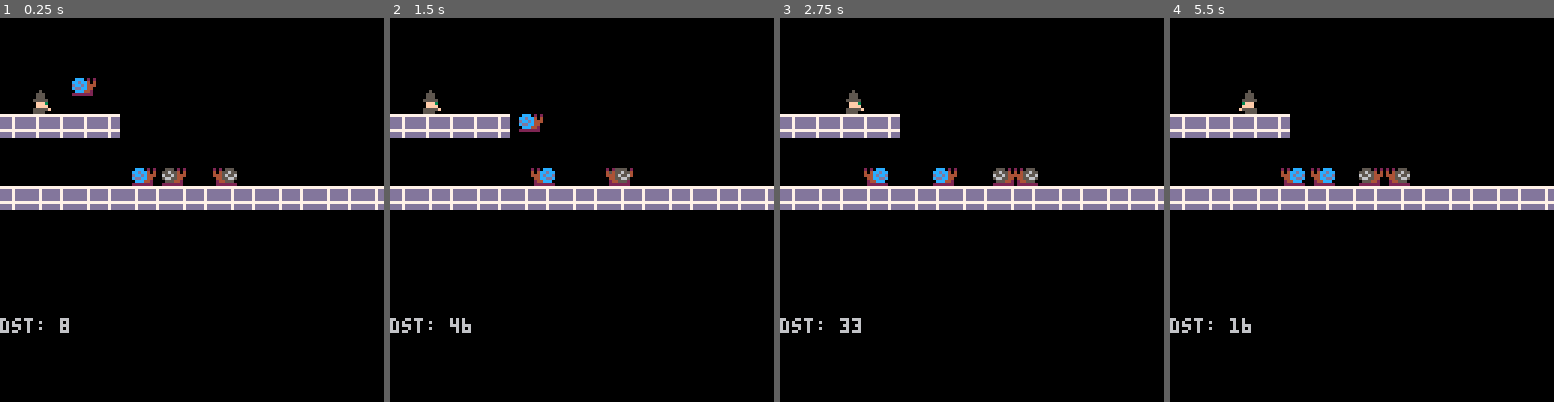
Above: before the commit, frames 1-4 (left to right).
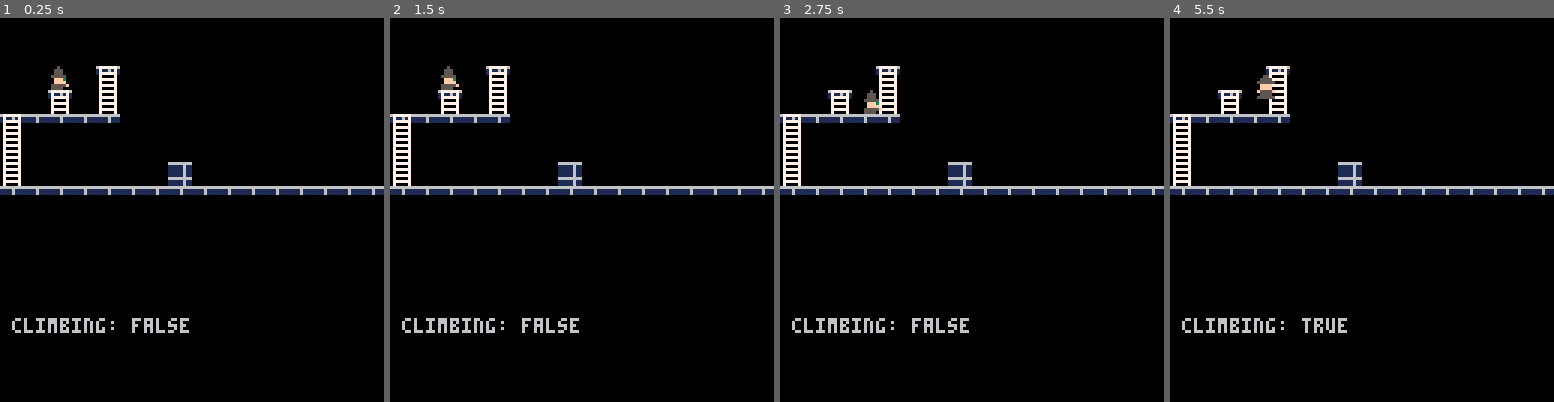
Above: after the commit, the same moments.

Repository: fbarreta/shift
Game: PICO-8 cartridge shift.p8
Two runs of this game, one before a commit and one after it. Both use one fixed random seed, a clock stepped at 60 frames per second and the inputs below.
Inputs:
- Up to frame 1 (0.25 s): no input
- Up to frame 2 (1.5 s): no input
- Up to frame 3 (2.75 s): hold Right 1.6-2.1 s; hold Up 2.15-2.42 s; hold Right from 2.47 s (still down)
- Up to frame 4 (5.5 s): release Right at 3.03 s; hold Left 3.08-3.58 s; hold Down 3.63-3.97 s; hold Right 4.02-4.68 s; hold Up 4.73-5.03 s; hold Left from 5.08 s (still down)

The runs differ from the first frame. In frame 1, 12% of the frame differs, in the area x 0-100%, y 12-83%; in frame 2, 12%; in frame 3, 12%; in frame 4, 12%.

Commit message:
Add files via upload

Diff:
--- a/shift.p8
+++ b/shift.p8
@@ -4,8 +4,8 @@
 --variables
 g = 1
 p = {
-	x=10,
-	y=10,
+	x=16,
+	y=5,
 	dx=0,
 	dy=0,
 	max_dx=0.5,
@@ -15,6 +15,10 @@
 	flp=false,
 	spd=3,
 	moving=false,
+	climbing=false,
+	upstairs=false,
+	downstairs=false,
+	down=false
 }
 
 e = {
@@ -36,11 +40,13 @@
 enemies = {}
 
 pos = {
-	{x=20, y=10,len=50,clr=4},
-	{x=50, y=40,len=70,clr=5},
-	{x=40, y=40,len=30,clr=4},
-	{x=70, y=40,len=5,clr=5},
+	//{x=20, y=10,len=50,clr=4},
+	//{x=50, y=40,len=70,clr=5},
+	//{x=40, y=40,len=30,clr=4},
+	//{x=70, y=40,len=5,clr=5},
 }
+
+debug_str = "debug"
 -->8
 --game core
 function _init()
@@ -50,6 +56,7 @@
 function _update()
 	player_update()
 	enemies_update()
+	//check_stairs_()
 end
 
 function _draw()
@@ -57,14 +64,15 @@
 	map(0, 0, 0, 0, 128, 32)
 	draw_enemies()
 	draw_player()
-	local str = "dst: " ..
-	tostr(enemies[1].dst)
-	print(str,0,100)
+	//check_stairs_()
+	print(debug_str,0,100)
 end
 -->8
 -- player movement
 function player_update()
 	p.dy+=g
+	p.upstairs = check_upstairs()
+	p.downstairs = check_downstairs()
 	if btn(➡️) then
 		p.moving=true
 		p.dx += p.spd
@@ -75,14 +83,38 @@
 		p.dx -= p.spd
 		p.flp = true
 	end
-	if collide_map(p,"down",0) then
-		p.dy=0
-		p.y-=((p.y+p.h+1)%8)-1
+	if btn(⬆️) and
+	p.upstairs then
+		p.dy -= p.spd
+		p.dy=limit_speed(p.dy,p.max_dx)
+		p.climbing = true
+	end
+	if btn(⬇️) and
+	p.downstairs then
+		p.down = true
+		p.dy += p.spd
+		p.dy=limit_speed(p.dy,p.max_dx)
+		p.climbing = true
+	end
+	if p.dy > 0 then
+		if (collide_map(p,"down",0)
+		or collide_map(p,"down",2) and not p.down) then
+			p.down = false
+			p.dy=0
+			p.climbing = false
+			p.y-=((p.y+p.h+1)%8)-1
+		end
 	end
 	if p.dx<0 then
  	p.dx=limit_speed(p.dx,p.max_dx)
+ 	if collide_map(p,"left",0) then
+			p.dx=0
+		end
  elseif p.dx>0 then
 	 p.dx=limit_speed(p.dx,p.max_dx)
+	 if collide_map(p,"right",0) then
+			p.dx=0
+		end
  end
  if p.moving
  	and not btn(⬅️)
@@ -90,8 +122,27 @@
  	p.moving = false
  	p.dx=0
  end
+ if p.climbing
+ 	and not btn(⬆️)
+ 	and not btn(⬇️) then
+ 	p.moving = false
+ 	p.dy=0
+ end
 	p.x+=p.dx
 	p.y+=p.dy
+
+	if p.climbing then
+		p.sp = 3
+		p.dy = 0
+	else
+		p.sp = 1
+	end
+
+	debug_str =
+ //" upstairs: " ..
+	//tostr(p.upstairs) ..
+	" climbing: " ..
+	tostr(p.climbing)
 end
 
 function draw_player()
@@ -105,11 +156,11 @@
 	local y1=0 local y2=0
 
 	if aim=="left" then
-		x1=x-1			y1=y
-		x2=x					y2=y+h-1
+		x1=x  			y1=y
+		x2=x  			y2=y+h-1
 	elseif aim=="right" then
-		x1=x+w			y1=y
-		x2=x+w+1	y2=y+h-1
+		x1=x+w-1	y1=y
+		x2=x+w-1	y2=y+h-1
 	elseif aim=="up" then
 		x1=x+1			y1=y-1
 		x2=x+w+1	y2=y
@@ -128,6 +179,29 @@
 	else
 		return false
 	end
+end
+
+function check_upstairs()
+	local tx = flr((p.x+4)/8)
+	local ty = flr((p.y+4)/8)
+	if fget(mget(tx,ty), 2)
+	or fget(mget(tx,ty), 3) then
+		return true
+	else
+		return false
+	end
+end
+
+function check_downstairs()
+	local tx = flr((p.x+4)/8)
+	local ty = flr((p.y+4)/8)
+	return fget(mget(tx,ty+1), 2)
+end
+
+function check_stairs_()
+	local tx = flr((p.x+4)/8)
+	local ty = flr((p.y+4)/8)
+	debug_str = fget(mget(tx,ty+1),2)
 end
 
 function limit_speed(num,maximum)
@@ -204,31 +278,31 @@
 	spr(obj.clr,obj.x,obj.y,1,1,obj.flp)
 end
 __gfx__
-000c0000000500000c00000005000000000000000000000000000000000000000000000000000000000000000000000000000000000000000000000000000000
-00ccc00000555000c0c0000050500000000000000000000000000cc0000005500000000000000000000000000000000000000000000000000000000000000000
-00ccc000005550000cc00c00055005000ccc0202055502020000cccc000055550000000000000000000000000000000000000000000000000000000000000000
-0ccccc0005555500ccc0ccc055505550ccdcc404556554041cc00ccc155005550000000000000000000000000000000000000000000000000000000000000000
-00fff30000fff30000cccccc00555555dccdc44465565444cc1ccccc551555550000000000000000000000000000000000000000000000000000000000000000
-00ffff0000ffff00000cccc000055550cddcc44056655440cccccccc555555550000000000000000000000000000000000000000000000000000000000000000
-0cccccf0055555f0000c00c0000500500ccc442005554420000cccc0000555500000000000000000000000000000000000000000000000000000000000000000
-0cccc0000555500000cc0cc000550550222222202222222000c0c0c0005050500000000000000000000000000000000000000000000000000000000000000000
-77777777777777770000000000000000000000000000000000000000000000000000000000000000000000000000000000000000000000000000000000000000
-dddd7dddddddd7dd0000000000000000000000000000000000000000000000000000000000000000000000000000000000000000000000000000000000000000
-dddd7dddddddd7dd0000000000000000000000000000000000000000000000000000000000000000000000000000000000000000000000000000000000000000
-dddd7dddddddd7dd0000000000000000000000000000000000000000000000000000000000000000000000000000000000000000000000000000000000000000
-dddd7dddddddd7dd0000000000000000000000000000000000000000000000000000000000000000000000000000000000000000000000000000000000000000
-77777777777777770000000000000000000000000000000000000000000000000000000000000000000000000000000000000000000000000000000000000000
-dddd7dddddddd7dd0000000000000000000000000000000000000000000000000000000000000000000000000000000000000000000000000000000000000000
-dddd7dddddddd7dd0000000000000000000000000000000000000000000000000000000000000000000000000000000000000000000000000000000000000000
+000c000000050000000cc00000055000000000000000000000000000000000000c00000005000000000000000000000000000000000000000000000000000000
+00ccc0000055500000cccc0000555500000000000000000000000cc000000550c0c0000050500000000000000000000000000000000000000000000000000000
+00ccc000005550000cccccc0055555500ccc0202055502020000cccc000055550cc00c0005500500000000000000000000000000000000000000000000000000
+0ccccc000555550000ffff0000ffff00ccdcc404556554041cc00ccc15500555ccc0ccc055505550000000000000000000000000000000000000000000000000
+00fff30000fff30000ffff0000ffff00dccdc44465565444cc1ccccc5515555500cccccc00555555000000000000000000000000000000000000000000000000
+00ffff0000ffff000fccccf00f5555f0cddcc44056655440cccccccc55555555000cccc000055550000000000000000000000000000000000000000000000000
+0cccccf0055555f000cccc00005555000ccc442005554420000cccc000055550000c00c000050050000000000000000000000000000000000000000000000000
+0cccc000055550000cccccc005555550222222202222222000c0c0c00050505000cc0cc000550550000000000000000000000000000000000000000000000000
+66666666666666660777777067777776000000000000000000000000000000000000000000000000000000000000000000000000000000000000000000000000
+11116111111116110700007017116171000000000000000000000000000000000000000000000000000000000000000000000000000000000000000000000000
+11116111111116110777777017777771000000000000000000000000000000000000000000000000000000000000000000000000000000000000000000000000
+00000000111116110700007007000070000000000000000000000000000000000000000000000000000000000000000000000000000000000000000000000000
+00000000111116110777777007777770000000000000000000000000000000000000000000000000000000000000000000000000000000000000000000000000
+00000000666666660700007007000070000000000000000000000000000000000000000000000000000000000000000000000000000000000000000000000000
+00000000111116110777777007777770000000000000000000000000000000000000000000000000000000000000000000000000000000000000000000000000
+00000000111116110700007007000070000000000000000000000000000000000000000000000000000000000000000000000000000000000000000000000000
 __gff__
-0202000000000000000000000000000001010000000000000000000000000000000000000000000000000000000000000000000000000000000000000000000000000000000000000000000000000000000000000000000000000000000000000000000000000000000000000000000000000000000000000000000000000000
+0202020200000000000000000000000001010804000000000000000000000000000000000000000000000000000000000000000000000000000000000000000000000000000000000000000000000000000000000000000000000000000000000000000000000000000000000000000000000000000000000000000000000000
 0000000000000000000000000000000000000000000000000000000000000000000000000000000000000000000000000000000000000000000000000000000000000000000000000000000000000000000000000000000000000000000000000000000000000000000000000000000000000000000000000000000000000000
 __map__
 0000000000000000000000000000000000000000000000000000000000000000000000000000000000000000000000000000000000000000000000000000000000000000000000000000000000000000000000000000000000000000000000000000000000000000000000000000000000000000000000000000000000000000
 0000000000000000000000000000000000000000000000000000000000000000000000000000000000000000000000000000000000000000000000000000000000000000000000000000000000000000000000000000000000000000000000000000000000000000000000000000000000000000000000000000000000000000
-0000000000000000000000000000000000000000000000000000000000000000000000000000000000000000000000000000000000000000000000000000000000000000000000000000000000000000000000000000000000000000000000000000000000000000000000000000000000000000000000000000000000000000
-0000000000000000000000000000000000000000000000000000000000000000000000000000000000000000000000000000000000000000000000000000000000000000000000000000000000000000000000000000000000000000000000000000000000000000000000000000000000000000000000000000000000000000
-1010101010000000000000000000000000000000000000000000000000000000000000000000000000000000000000000000000000000000000000000000000000000000000000000000000000000000000000000000000000000000000000000000000000000000000000000000000000000000000000000000000000000000
-0000000000000000000000000000000000000000000000000000000000000000000000000000000000000000000000000000000000000000000000000000000000000000000000000000000000000000000000000000000000000000000000000000000000000000000000000000000000000000000000000000000000000000
-0000000000000000000000000000000000000000000000000000000000000000000000000000000000000000000000000000000000000000000000000000000000000000000000000000000000000000000000000000000000000000000000000000000000000000000000000000000000000000000000000000000000000000
-1011101110111011101110111011101100000000000000000000000000000000000000000000000000000000000000000000000000000000000000000000000000000000000000000000000000000000000000000000000000000000000000000000000000000000000000000000000000000000000000000000000000000000
+0000000013000000000000000000000000000000000000000000000000000000000000000000000000000000000000000000000000000000000000000000000000000000000000000000000000000000000000000000000000000000000000000000000000000000000000000000000000000000000000000000000000000000
+0000130012000000000000000000000000000000000000000000000000000000000000000000000000000000000000000000000000000000000000000000000000000000000000000000000000000000000000000000000000000000000000000000000000000000000000000000000000000000000000000000000000000000
+1310101010000000000000000000000000000000000000000000000000000000000000000000000000000000000000000000000000000000000000000000000000000000000000000000000000000000000000000000000000000000000000000000000000000000000000000000000000000000000000000000000000000000
+1200000000000000000000000000000000000000000000000000000000000000000000000000000000000000000000000000000000000000000000000000000000000000000000000000000000000000000000000000000000000000000000000000000000000000000000000000000000000000000000000000000000000000
+1200000000000011000000000000000000000000000000000000000000000000000000000000000000000000000000000000000000000000000000000000000000000000000000000000000000000000000000000000000000000000000000000000000000000000000000000000000000000000000000000000000000000000
+1010101010101010101010101010101000000000000000000000000000000000000000000000000000000000000000000000000000000000000000000000000000000000000000000000000000000000000000000000000000000000000000000000000000000000000000000000000000000000000000000000000000000000
